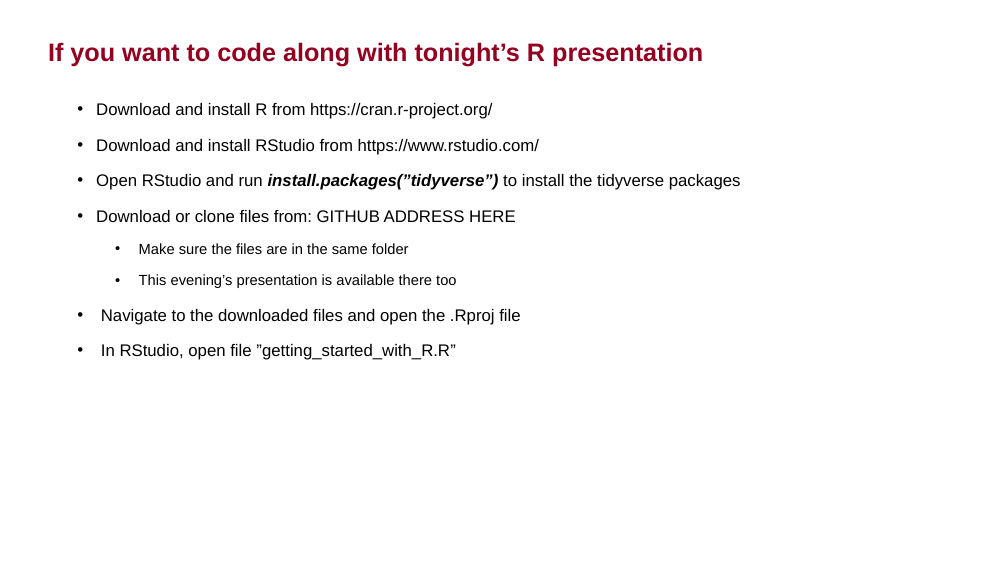
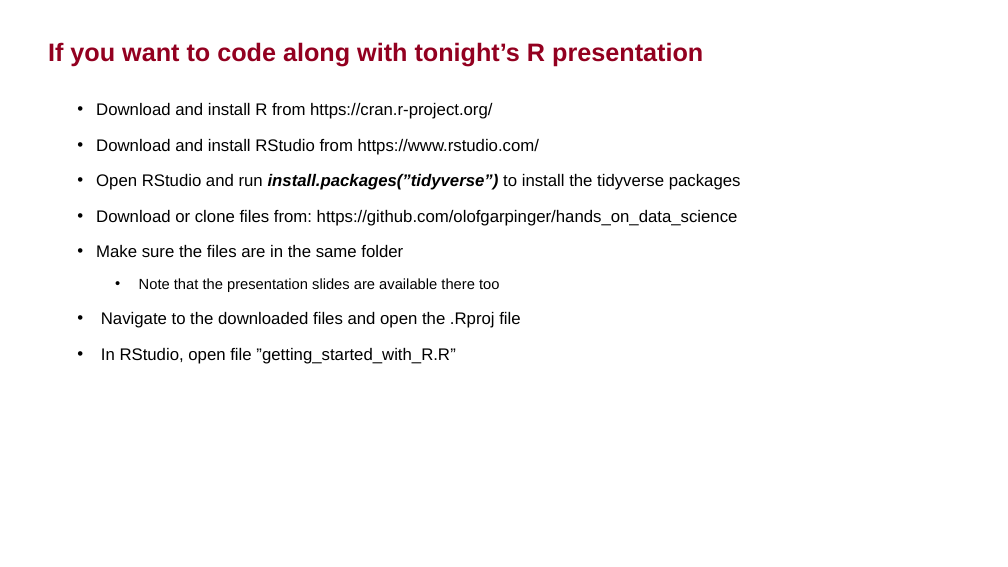
Before and after one commit to olofgarpinger/hands_on_data_science, a slide deck: slide 1 of foo_cafe_hods_20180614.pptx. Drawn at 1008x567 pixels with LibreOffice and Linux fonts; fonts in the diff are those of the drawing; background and template pictures are left out. Boxes give left, top, right and bottom in pixels: in the first picture for what was removed or moved away, otherwise in the second. Text is boxed around its words. In the diff, an @@ line names an element or a change of style, - is before the commit and + after.

Commit message:
Updated presentation

```diff
--- a/foo_cafe_hods_20180614.pptx
+++ b/foo_cafe_hods_20180614.pptx
@@ text at [96, 210, 738, 226]: text changed @@
-• Download or clone files from: GITHUB ADDRESS HERE
+• Download or clone files from: https://github.com/olofgarpinger/hands_on_data_science
@@ text at [96, 245, 403, 257]: size 14 to 16 pt in "Make sure the files are in the ..."; list level 2 to 1 in "Make sure the files are ..." @@
@@ text at [139, 278, 499, 292]: text changed @@
-  • This evening’s presentation is available there too
+  • Note that the presentation slides are available there too
```
Also in this commit, not shown: 2 other slides changed.
